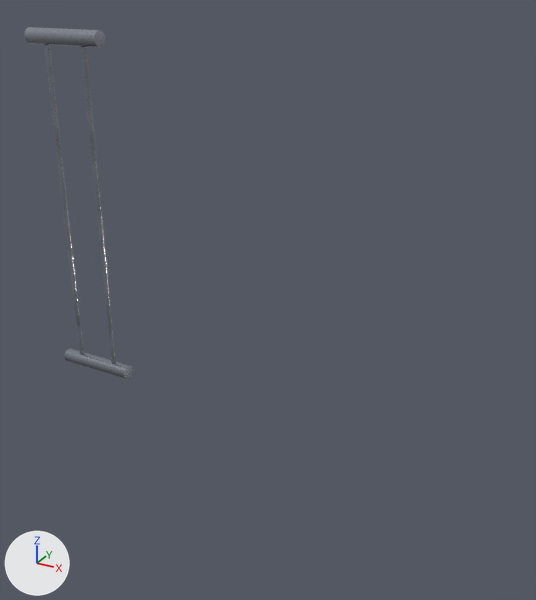
What one commit did to the glTF model public/katalog/modelle/gelaender-verbindung-gerade.gltf.
Before and after are seen from a camera (50 mm lens) standing at (1.33, -1.41, 1.239) and looking at (0.53, 0.044, 0.512). Arrows for +X, +Y and +Z are at lower left; the lights stay in place. The older version comes first. Vertices at exactly the same position are counted once.

Objects in the first picture: 'SK0021_Geländer-Verbindung_gerade.001'.
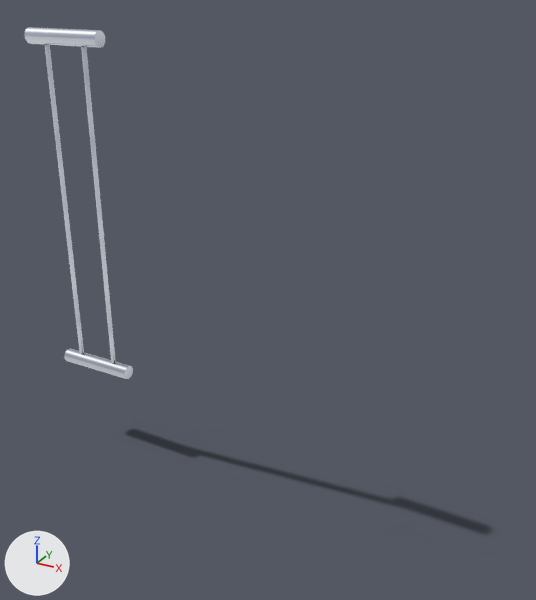
Pixel boxes [x1, y1, x2, y2] of what changed, in the pictures (536 x 600 px):
```json
{"object": "Schatten", "change": "added", "after": [127, 430, 489, 533]}
{"part": 1, "of": "me_sk0021_geländer_verbindung_gerade_001", "change": "recoloured", "before": [24, 27, 133, 379], "after": [24, 27, 133, 379]}
```

The change, as JSON lines over the scene's bpy script:
```json
{"op": "add", "block": "img_gelaender_verbindung_gerade_licht", "code": ["img_gelaender_verbindung_gerade_licht = load_image('gelaender-verbindung-gerade_licht', 'texturen/gelaender-verbindung-gerade_licht.jpg', 2048, 2048, 'sRGB')"]}
{"op": "add", "block": "img_gelaender_verbindung_gerade_schatten", "code": ["img_gelaender_verbindung_gerade_schatten = load_image('gelaender-verbindung-gerade_schatten', 'texturen/gelaender-verbindung-gerade_schatten.png', 161, 28, 'sRGB')"]}
{"op": "add", "block": "mat_stahl_web_019", "code": ["mat_stahl_web_019 = bpy.data.materials.new('Stahl_web.019')", "# uses the picture img_gelaender_verbindung_gerade_licht"]}
{"op": "add", "block": "mat_beton_web_028", "code": ["mat_beton_web_028 = bpy.data.materials.new('Beton_web.028')", "# uses the picture img_gelaender_verbindung_gerade_licht"]}
{"op": "add", "block": "mat_schatten_026", "code": ["mat_schatten_026 = bpy.data.materials.new('Schatten.026')", "# uses the picture img_gelaender_verbindung_gerade_schatten"]}
{"block": "me_sk0021_geländer_verbindung_gerade_001", "where": "me_sk0021_geländer_verbindung_gerade_001.from_pydata(...)  # 628 vertices, 530 faces; spans x -0.11..0.11, y -0.019..0.019, z 0.0..1.12"}
{"block": "me_sk0021_geländer_verbindung_gerade_001", "where": "# used by ob_sk0021_geländer_verbindung_gerade_001; location = (0.0, 0.0, 0.0)"}
{"op": "remove", "block": "me_sk0021_geländer_verbindung_gerade_001", "code": "me_sk0021_geländer_verbindung_gerade_001.materials.append(mat_beton_web_059)"}
{"block": "me_sk0021_geländer_verbindung_gerade_001", "change": "me_sk0021_geländer_verbindung_gerade_001 part 1: all 528 faces that had it switch from mat_stahl_web_047 to mat_stahl_web_019"}
{"op": "add", "block": "me_sk0021_geländer_verbindung_gerade_001", "code": "me_sk0021_geländer_verbindung_gerade_001.materials.append(mat_beton_web_028)"}
{"op": "add", "block": "me_schatten", "code": ["me_schatten = bpy.data.meshes.new('Schatten')", "me_schatten.from_pydata(...)  # 4 vertices, 2 faces; spans x 0.035..1.152, y -0.035..0.16, z 0.002", "me_schatten.materials.append(mat_schatten_026)"]}
{"op": "add", "block": "ob_schatten", "code": ["ob_schatten = bpy.data.objects.new('Schatten', me_schatten)", "ob_schatten.location = (0.0, 0.0, 0.0)"]}
```
